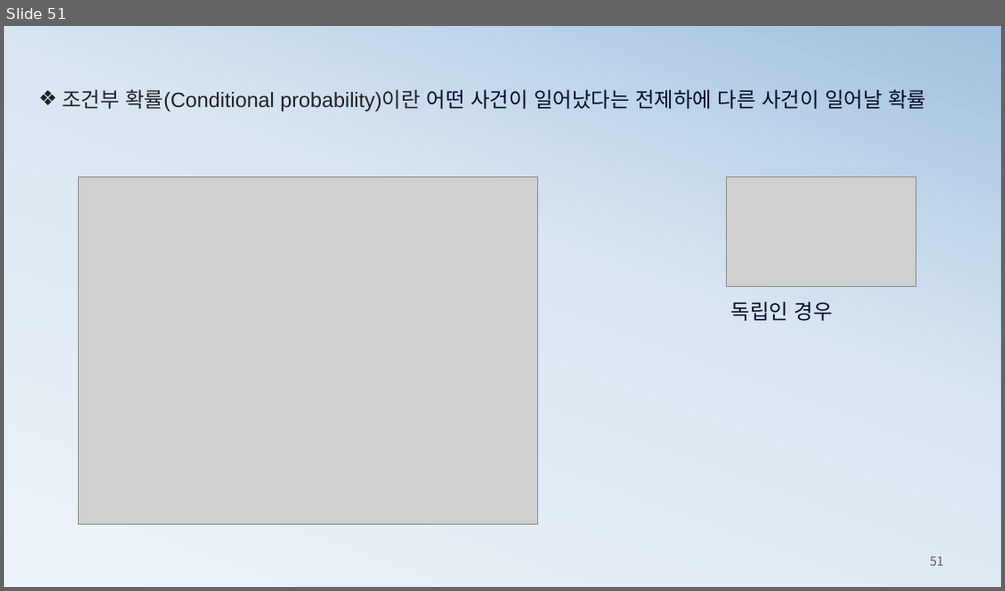
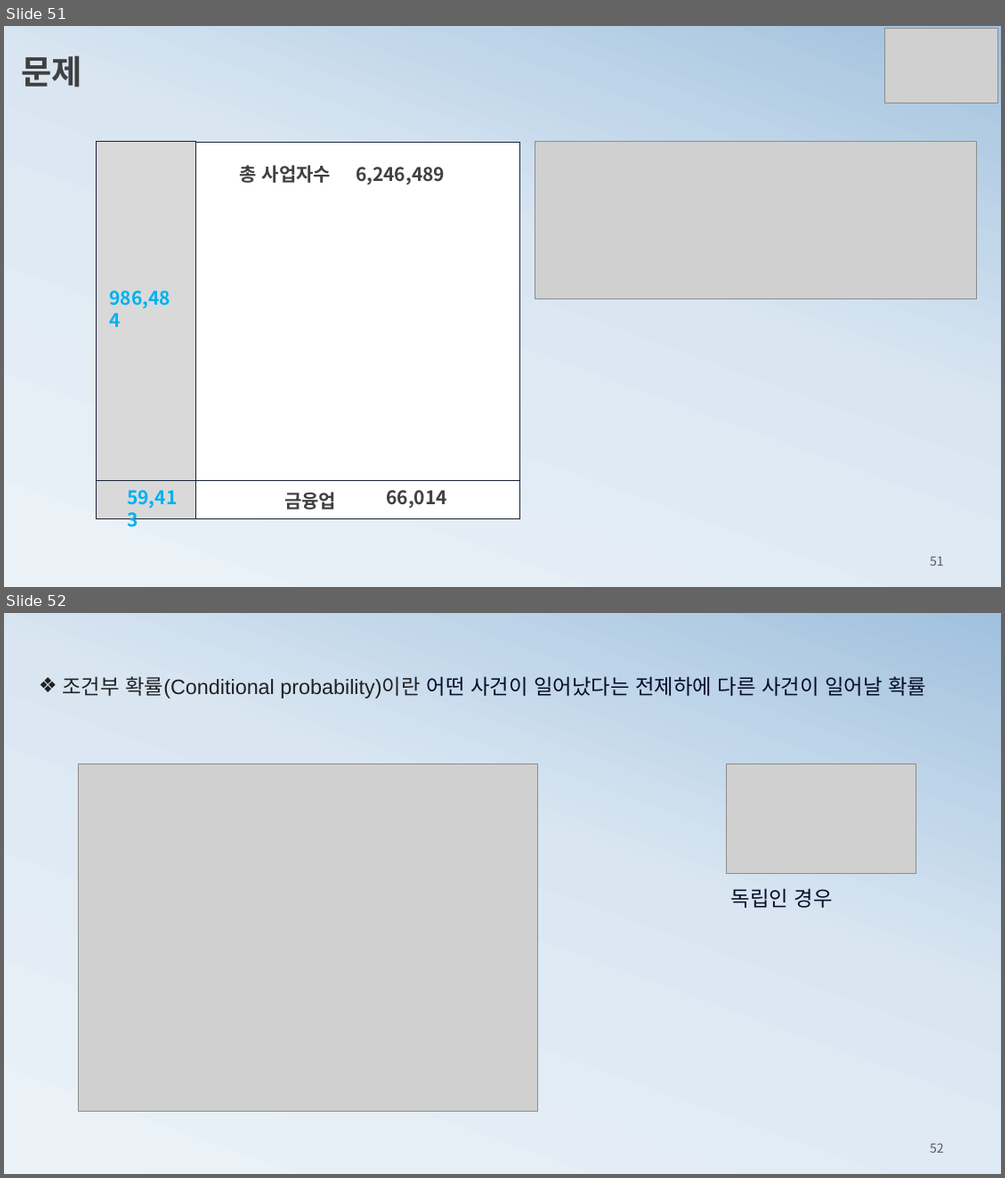
Before and after one commit to ancestor9/mathematics-for-machine-learning, a slide deck: 3_probability theory for machine learning.pptx. Shown one above the other, each under a label of ours: slide 51 before the commit, slides 51 and 52 after it. The pictures are 1005x591 and 1005x1178 pixels, drawn with LibreOffice and Linux fonts; fonts in the diff are those of the drawing; grey boxes stand for pictures. Boxes give left, top, right and bottom in pixels: in the first picture for what was removed or moved away, otherwise in the second. Text is boxed around its words. In the diff, an @@ line names an element or a change of style, - is before the commit and + after.

```diff
--- a/3_probability theory for machine learning.pptx
+++ b/3_probability theory for machine learning.pptx
@@ slide 51 added at (4, 26, 1001, 587), background gradient #ECF3F8 to #D9E6F2 to #A1C1DE @@
@@ picture added at (884, 29, 998, 103) @@
@@ text added at (21, 55, 82, 87), 32 pt, text #404040, bold @@
+문제
@@ rectangle added at (96, 142, 520, 516), fill #FFFFFF, outline #192436 1 pt @@
@@ rectangle added at (96, 142, 195, 519), fill #D9D9D9, outline #192436 1 pt @@
@@ picture added at (535, 142, 977, 300) @@
@@ text added at (240, 165, 331, 183), 18 pt, text #404040, bold @@
+총 사업자수
@@ text added at (356, 167, 445, 184), 18 pt, text #404040, bold @@
+6,246,489
@@ text added at (109, 290, 170, 308), 18 pt, text #00B0F0, bold @@
+986,484
@@ rectangle added at (96, 481, 520, 518), fill #FFFFFF, outline #192436 1 pt @@
@@ rectangle added at (96, 481, 195, 518), fill #D9D9D9, outline #192436 1 pt @@
@@ text added at (127, 490, 177, 507), 18 pt, text #00B0F0, bold @@
+59,413
@@ text added at (284, 491, 336, 509), 18 pt, text #404040, bold @@
+금융업
@@ text added at (386, 490, 447, 507), 18 pt, text #404040, bold @@
+66,014
@@ page number added at (930, 556, 944, 565), 12 pt, text #595959 @@
+51
@@ what was slide 51 is now slide 52 @@
@@ page number at (930, 1143, 944, 1152): text changed @@
-51
+52
```
Also in this commit, not shown: 3 slides changed, 1 other slide added.
